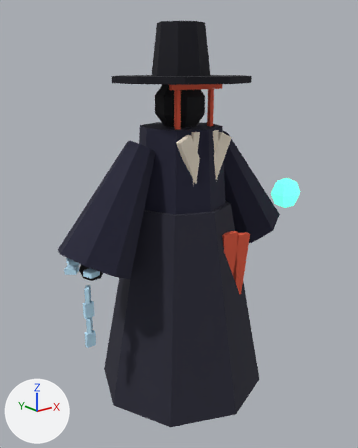
An edit to the glTF model assets3d/characters/hero_chasa.glb, drawn before and after from the same camera.
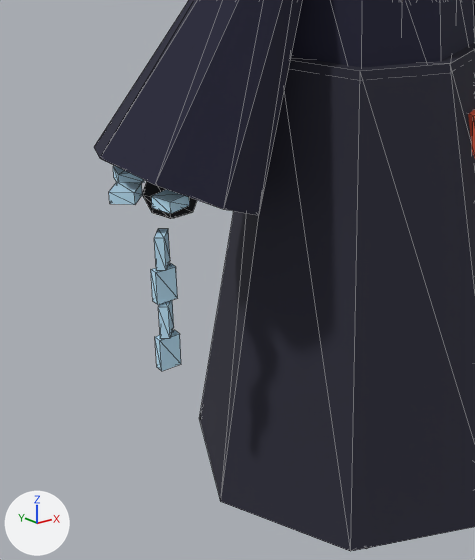
There are two pictures of each version: one whole from a 50 mm camera at (-1.52, -1.886, 1.742) aimed at (0.019, 0.038, 0.972), one close up on the part from 5% to 63% of the width and 41% to 96% of the height. The axes (+X, +Y, +Z) are drawn at lower left. The lights are the same throughout. The last two pictures show the newer version. The close-ups show mesh edges as thin lines. Vertices at exactly the same position are counted once.

Names of what the first close-up shows: 'hero_chasa'.
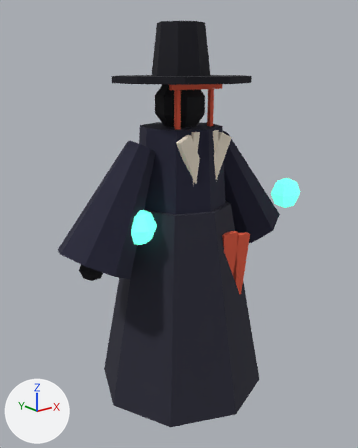
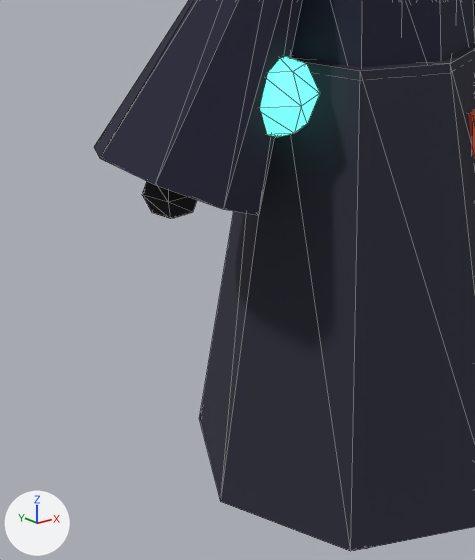
Pixel boxes [x1, y1, x2, y2] of what changed, in the close-ups (475 x 560 px):
part 1 of me_hero_chasa, deleted (blue): before [109, 166, 190, 371]
part 2 of me_hero_chasa, built on (green): after [260, 56, 320, 137]

The change, as a diff of the scene's bpy script:
```diff
--- a/assets3d/characters/hero_chasa.glb.py
+++ b/assets3d/characters/hero_chasa.glb.py
@@ me_hero_chasa @@
 # used by ob_hero_chasa; location = (0.0, 0.0, 0.0)
-me_hero_chasa.from_pydata(...)  # 372 vertices, 616 faces; spans x -0.67..0.8, y -0.44..0.44, z 0.0..1.94
+me_hero_chasa.from_pydata(...)  # 312 vertices, 532 faces; spans x -0.67..0.8, y -0.44..0.44, z 0.0..1.94
+# me_hero_chasa part 1: 9 loose pieces with 72 vertices, spanning x -0.65..-0.38, y -0.12..0.12, z 0.51..0.91, are deleted
+# me_hero_chasa part 2
+# 7 vertices are removed from x -0.5..-0.44, y 0.06..0.12, z 0.88..0.91
+# 12 faces are deleted
+# 1 vertex moves from x -0.45, y 0.12, z 0.88 to x -0.32, y -0.17, z 1.05
+# 19 vertices are added at x -0.4..-0.24, y -0.14..0.01, z 0.96..1.14
+# 36 new faces join them, mat_m_cheondo_glow (green #5fe4c1, glowing green #6bffd9)
 me_hero_chasa.materials.append(mat_m_ink)
@@ me_hero_chasa @@
 me_hero_chasa.materials.append(mat_m_cheondo_glow)
-me_hero_chasa.materials.append(mat_m_chain)  # blue #c0e9ff
```
